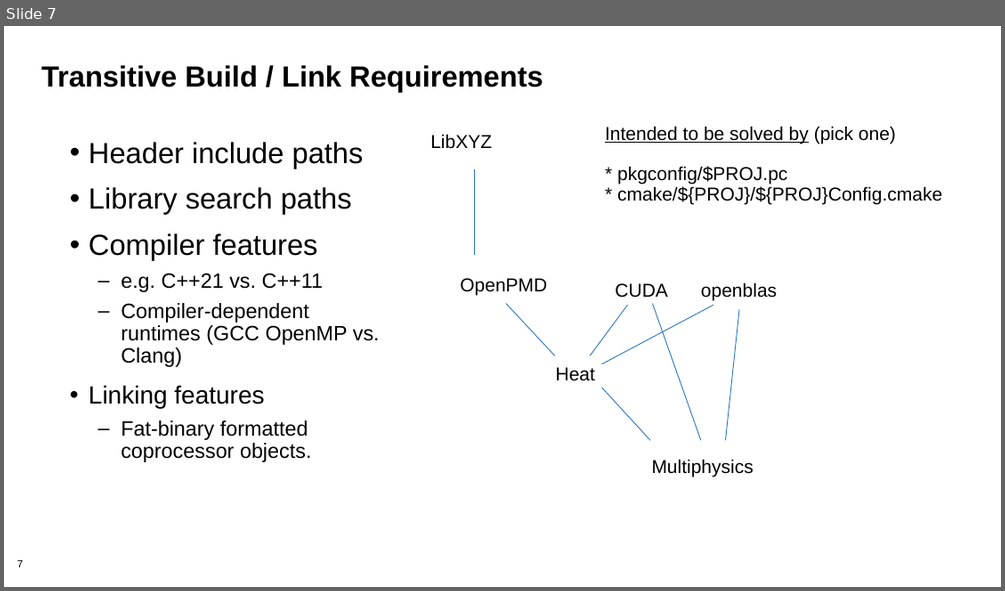
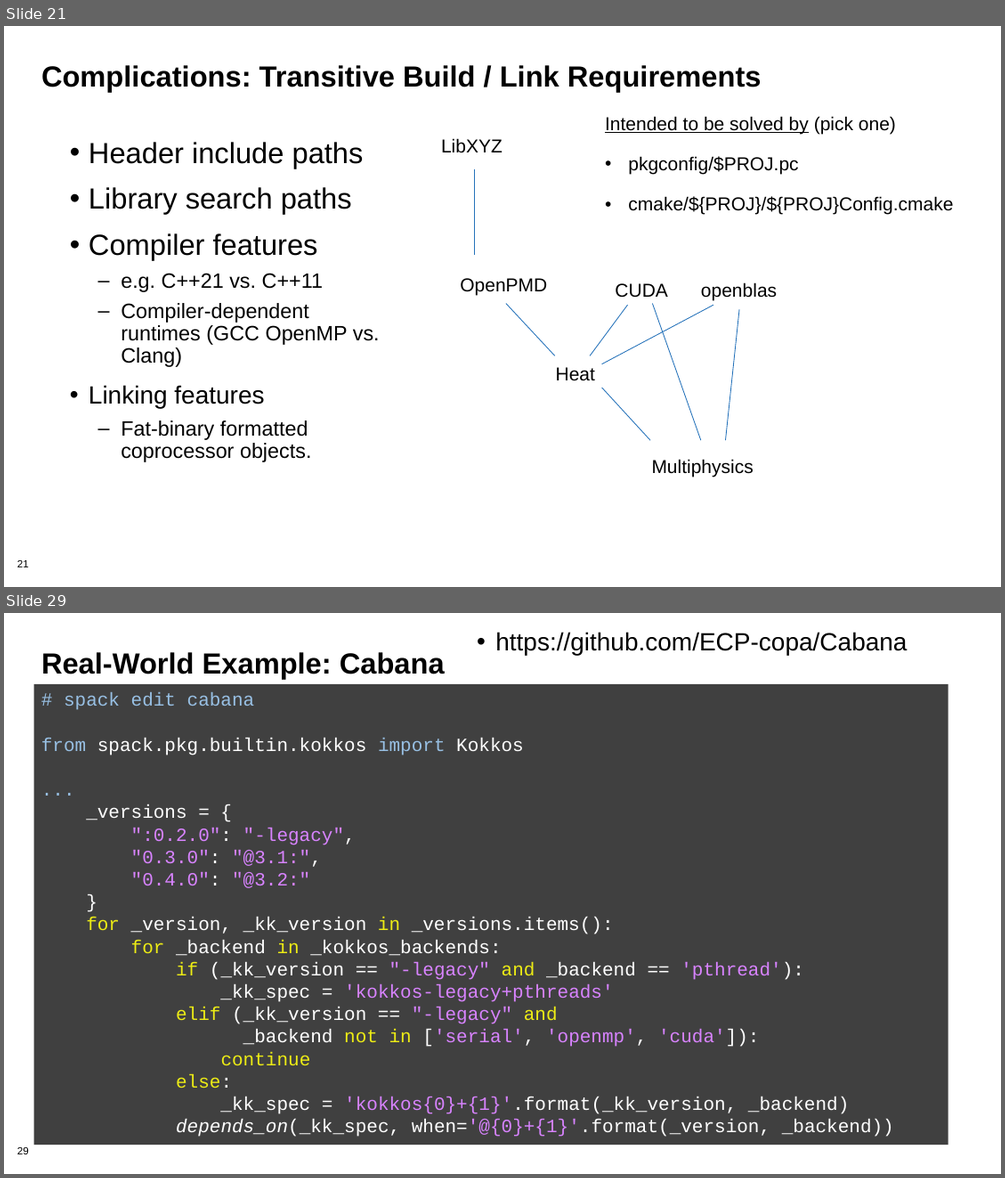
Before and after one commit to bssw-tutorial/presentations, a slide deck: packaging.pptx. Shown one above the other, each under a label of ours: slide 7 before the commit, slides 21 and 29 after it; the slides between them are not shown. The pictures are 1005x591 and 1005x1178 pixels, drawn with LibreOffice and Linux fonts; fonts in the diff are those of the drawing; background and template pictures are left out. Boxes give left, top, right and bottom in pixels: in the first picture for what was removed or moved away, otherwise in the second. Text is boxed around its words. In the diff, an @@ line names an element or a change of style, - is before the commit and + after.

```diff
--- a/packaging.pptx
+++ b/packaging.pptx
@@ slide 29 added at (4,613,1001,1174), background #FFFFFF; not listed: 1 template element that a slide beside it also shows @@
@@ text added at (495,632,906,655), 24 pt, text #000000 @@
+• https://github.com/ECP-copa/Cabana
@@ title added at (41,652,445,679), 28 pt, text #000000, bold @@
+Real-World Example: Cabana
@@ rectangle added at (34,684,947,1144), fill #404040, 18 pt, text #FFFFFF @@
+# spack edit cabana
+from spack.pkg.builtin.kokkos import Kokkos
+...
+_versions = {
+":0.2.0": "-legacy",
+"0.3.0": "@3.1:",
+"0.4.0": "@3.2:"
+}
+for _version, _kk_version in _versions.items():
+for _backend in _kokkos_backends:
+if (_kk_version == "-legacy" and _backend == 'pthread'):
+_kk_spec = 'kokkos-legacy+pthreads'
+elif (_kk_version == "-legacy" and
+_backend not in ['serial', 'openmp', 'cuda']):
+continue
+else:
+_kk_spec = 'kokkos{0}+{1}'.format(_kk_version, _backend)
+depends_on(_kk_spec, when='@{0}+{1}'.format(_version, _backend))
@@ what was slide 7 is now slide 21 @@
@@ slide 21 changed as well @@
@@ title at (41,65,761,92): text changed @@
-Transitive Build / Link Requirements
+Complications: Transitive Build / Link Requirements
@@ text "LibXYZ": place and size @@
-text "LibXYZ" at (430,134,492,149)
+text "LibXYZ" at (441,138,502,152)
@@ text "Intended to be solved by ...": place and size @@
-text "Intended to be solved by ..." at (605,126,942,205)
+text "Intended to be solved by ..." at (605,116,953,215)
@@ text at (628,156,953,215): text changed @@
-* pkgconfig/$PROJ.pc
-* cmake/${PROJ}/${PROJ}Config.cmake
+• pkgconfig/$PROJ.pc
+• cmake/${PROJ}/${PROJ}Config.cmake
@@ page number at (17,560,29,567): text changed @@
-7
+21
```
Also in this commit, not shown: 7 other slides changed, 23 other slides added, 1 slide removed.
